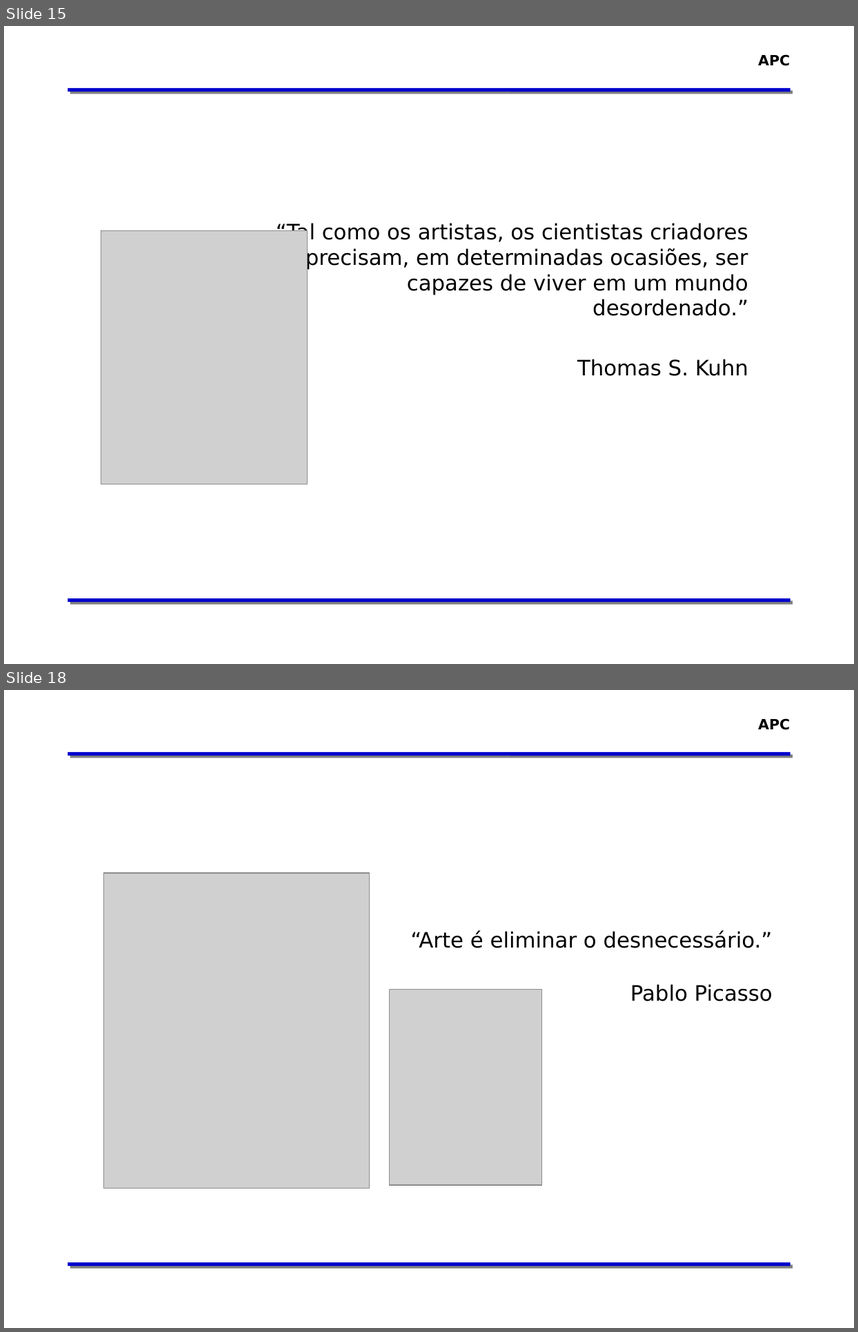
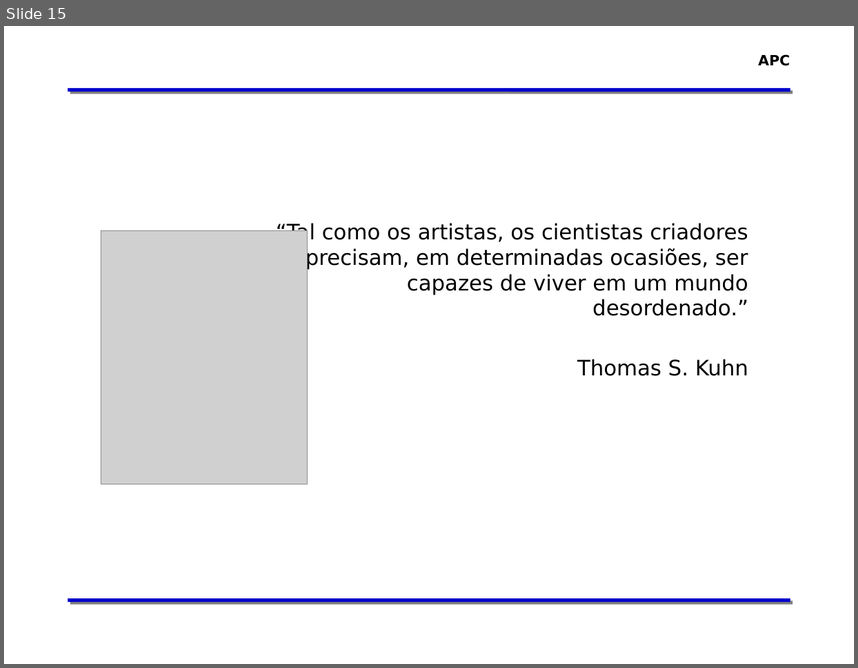
Before and after one commit to zaghetto/Algoritmos, a slide deck: MÓDULOS DE AULA/Módulo 00 - Apresentação da Disciplina_GERAL.pptx. Shown one above the other, each under a label of ours: slides 15 and 18 before the commit, slide 15 after it; the slides between them are not shown. The pictures are 858x1332 and 858x668 pixels, drawn with LibreOffice and Linux fonts; fonts in the diff are those of the drawing; grey boxes stand for pictures; background and template pictures are left out. Boxes give left, top, right and bottom in pixels: in the first picture for what was removed or moved away, otherwise in the second. Text is boxed around its words. In the diff, an @@ line names an element or a change of style, - is before the commit and + after.

```diff
--- a/MÓDULOS DE AULA/Módulo 00 - Apresentação da Disciplina_GERAL.pptx
+++ b/MÓDULOS DE AULA/Módulo 00 - Apresentação da Disciplina_GERAL.pptx
@@ slide 18 removed at bbox=[4, 690, 854, 1328], background #FFFFFF; not listed: 3 template elements that a slide beside it also shows @@
@@ picture removed at bbox=[103, 873, 369, 1188] @@
@@ text removed at bbox=[410, 930, 773, 1001] @@
-“Arte é eliminar o desnecessário.”
-Pablo Picasso
@@ picture removed at bbox=[389, 989, 542, 1185] @@
```
Also in this commit, not shown: 13 slides changed, 3 other slides removed.
